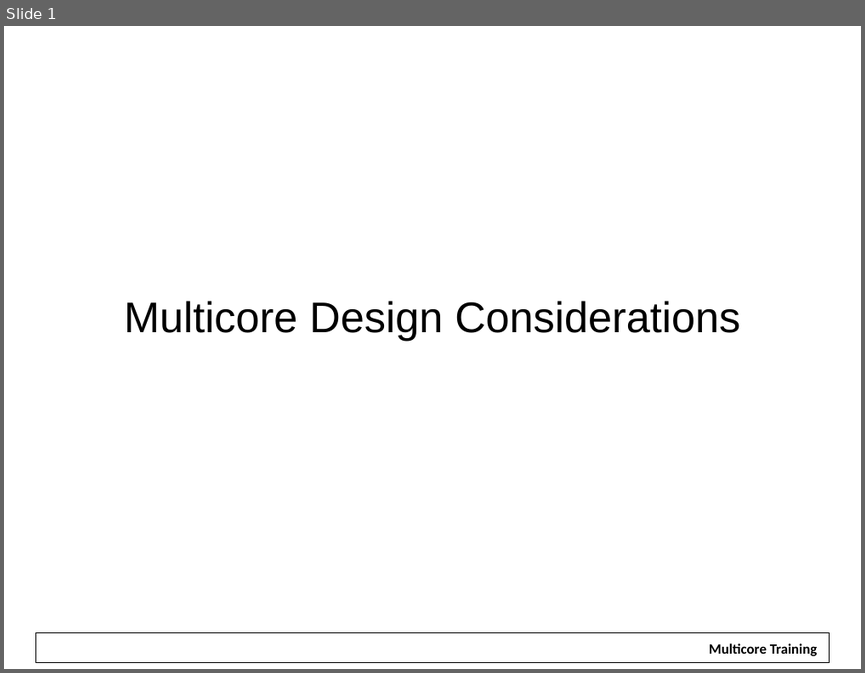
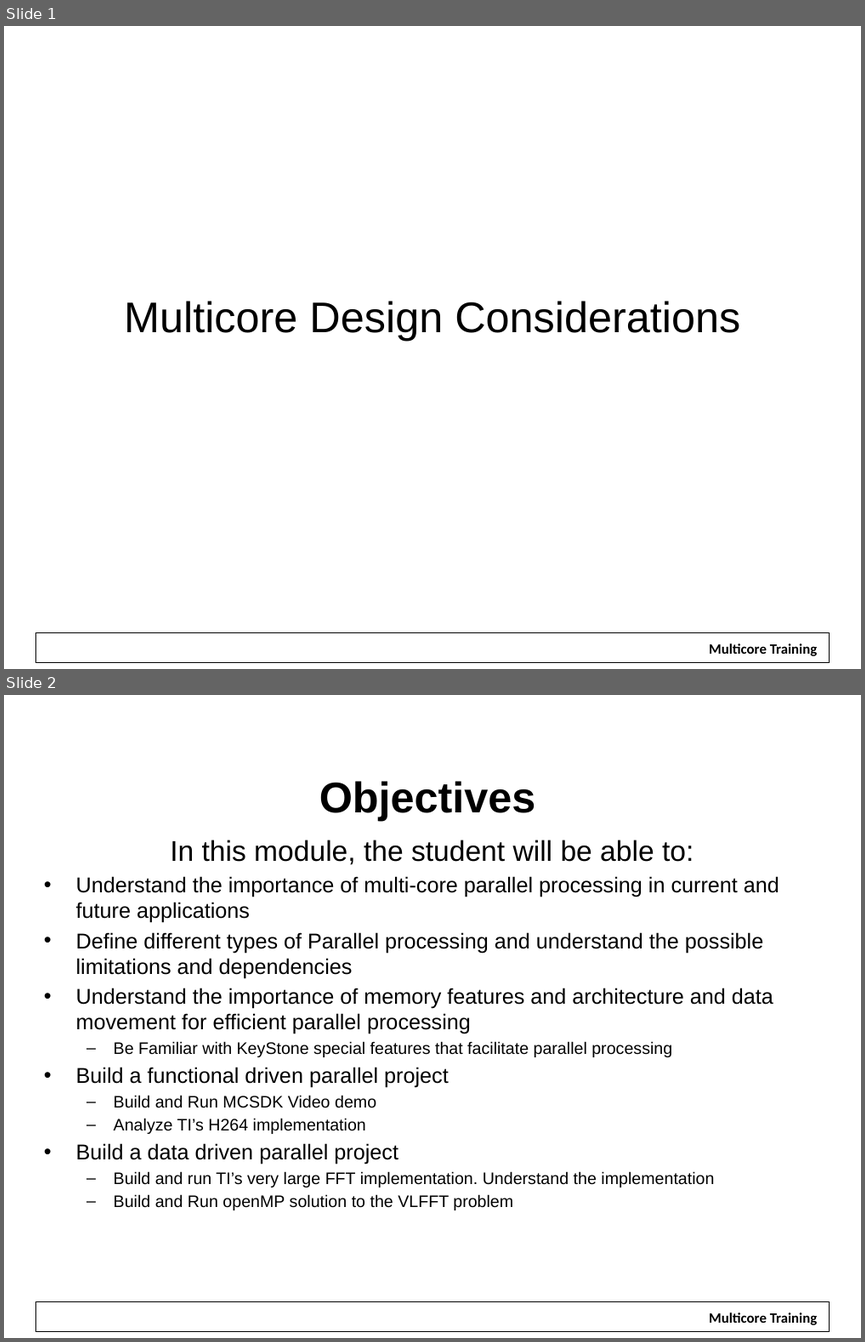
Before and after one commit to hari1989/keystone-workshop, a slide deck: slides/Multicore Design.pptx. Shown one above the other, each under a label of ours: slide 1 before the commit, slides 1 and 2 after it. The pictures are 865x673 and 865x1342 pixels, drawn with LibreOffice and Linux fonts; fonts in the diff are those of the drawing; background and template pictures are left out. Boxes give left, top, right and bottom in pixels: in the first picture for what was removed or moved away, otherwise in the second. Text is boxed around its words. In the diff, an @@ line names an element or a change of style, - is before the commit and + after.

Commit message:
Re-building of the presentation,  adding FFT, adding openMP

```diff
--- a/slides/Multicore Design.pptx
+++ b/slides/Multicore Design.pptx
@@ slide 2 added at <box>4,695,861,1338</box>, background #FFFFFF; not listed: 2 template elements that a slide beside it also shows @@
@@ title added at <box>319,781,536,821</box>, 36 pt, text #000000, bold @@
+Objectives
@@ text added at <box>76,839,779,1210</box>, 18 pt, text #000000 @@
+In this module, the student will be able to:
+• Understand the importance of multi-core parallel processing in current and future applications
+• Define different types of Parallel processing and understand the possible limitations and dependencies
+• Understand the importance of memory features and architecture and data movement for efficient parallel processing
+  – Be Familiar with KeyStone special features that facilitate parallel processing
+• Build a functional driven parallel project
+  – Build and Run MCSDK Video demo
+  – Analyze TI’s H264 implementation
+• Build a data driven parallel project
+  – Build and run TI’s very large FFT implementation. Understand the implementation
+  – Build and Run openMP solution to the VLFFT problem
```
Also in this commit, not shown: 7 slides changed, 35 other slides added, 5 slides removed.
